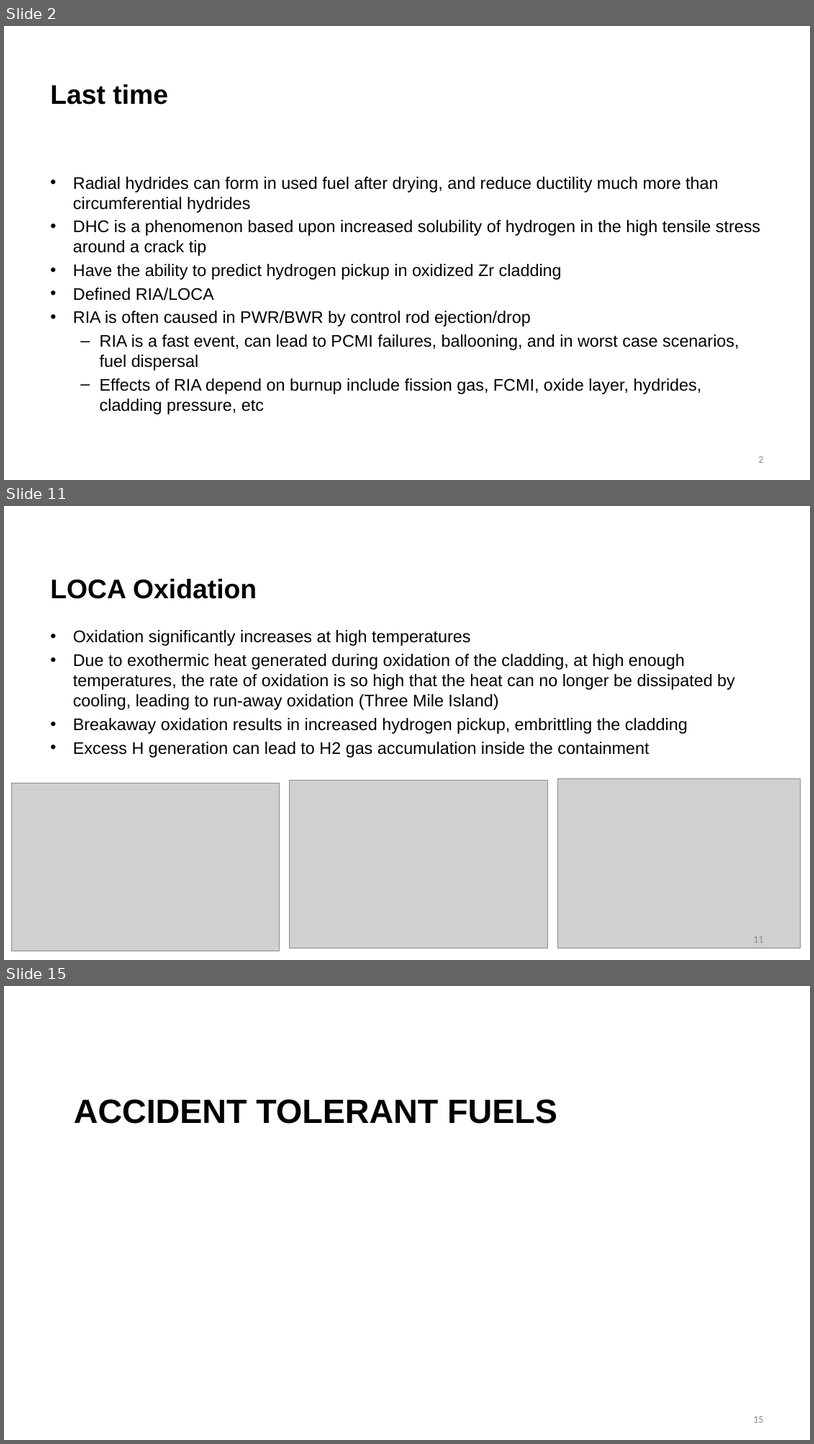
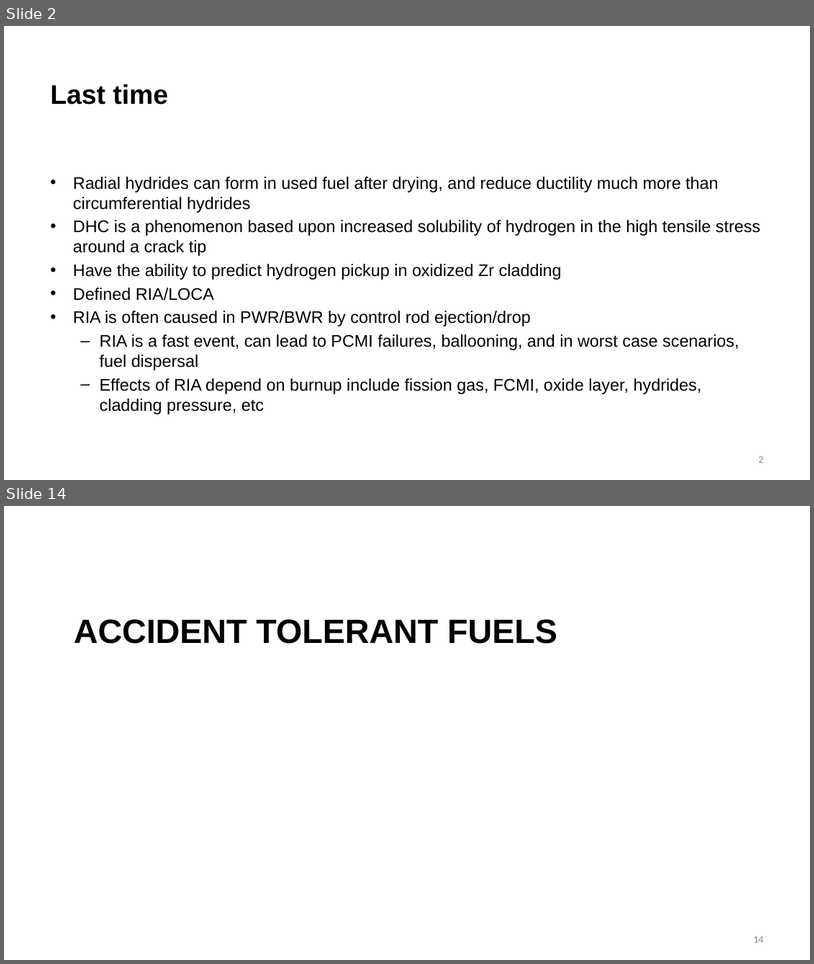
Before and after one commit to benbeeler/TEACHING, a slide deck: Nuclear_Fuel_Performance/NE533_Spring2026/Module4/Lec18_Accidents.pptx. Shown one above the other, each under a label of ours: slides 2, 11 and 15 before the commit, slides 2 and 14 after it; the slides between them are not shown. The pictures are 814x1444 and 814x964 pixels, drawn with LibreOffice and Linux fonts; fonts in the diff are those of the drawing; grey boxes stand for pictures; background and template pictures are left out. Boxes give left, top, right and bottom in pixels: in the first picture for what was removed or moved away, otherwise in the second. Text is boxed around its words. In the diff, an @@ line names an element or a change of style, - is before the commit and + after.

```diff
--- a/Nuclear_Fuel_Performance/NE533_Spring2026/Module4/Lec18_Accidents.pptx
+++ b/Nuclear_Fuel_Performance/NE533_Spring2026/Module4/Lec18_Accidents.pptx
@@ slide 11 removed at (4, 506, 810, 960), background #FFFFFF @@
@@ title removed at (50, 579, 257, 599) @@
-LOCA Oxidation
@@ text removed at (73, 630, 736, 757) @@
-• Oxidation significantly increases at high temperatures
-• Due to exothermic heat generated during oxidation of the cladding, at high enough temperatures, the rate of oxidation is so high that the heat can no longer be dissipated by cooling, leading to run-away oxidation (Three Mile Island)
-• Breakaway oxidation results in increased hydrogen pickup, embrittling the cladding
-• Excess H generation can lead to H2 gas accumulation inside the containment
@@ picture removed at (12, 783, 280, 951) @@
@@ picture removed at (290, 780, 548, 947) @@
@@ picture removed at (558, 778, 801, 947) @@
@@ page number removed at (754, 936, 764, 942) @@
-11
@@ what was slide 15 is now slide 14 @@
@@ page number at (754, 936, 764, 942): text changed @@
-15
+14
```
Also in this commit, not shown: 6 slides added, 11 other slides removed, 29 other files.
